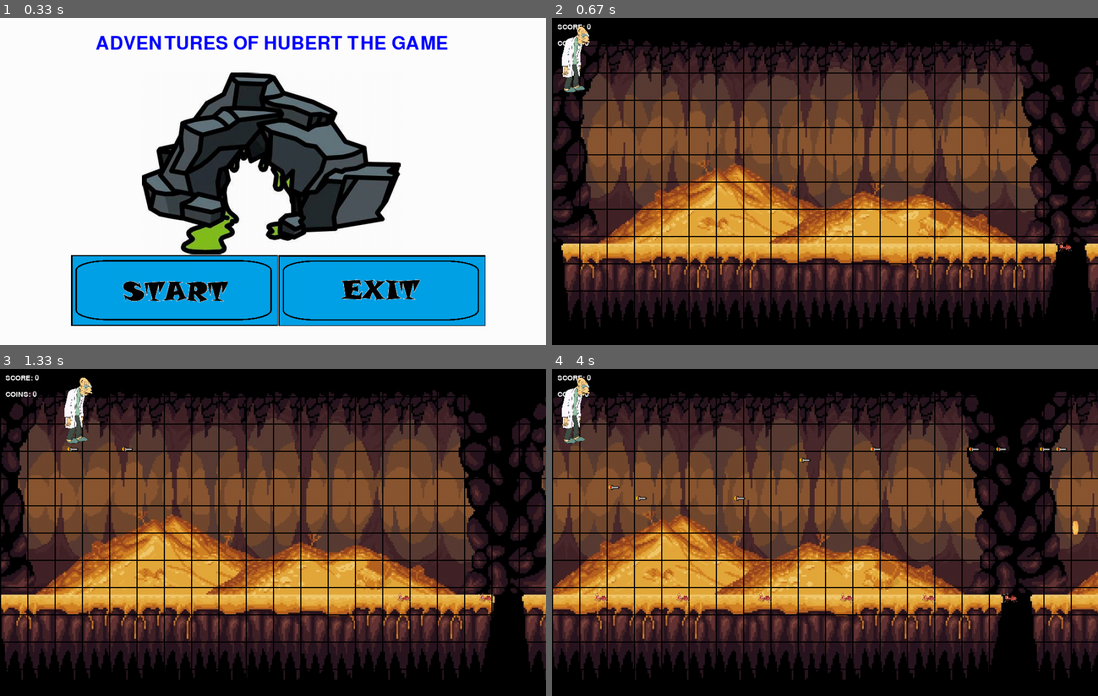
Above: before the commit, frames 1-4 (two rows, left to right).
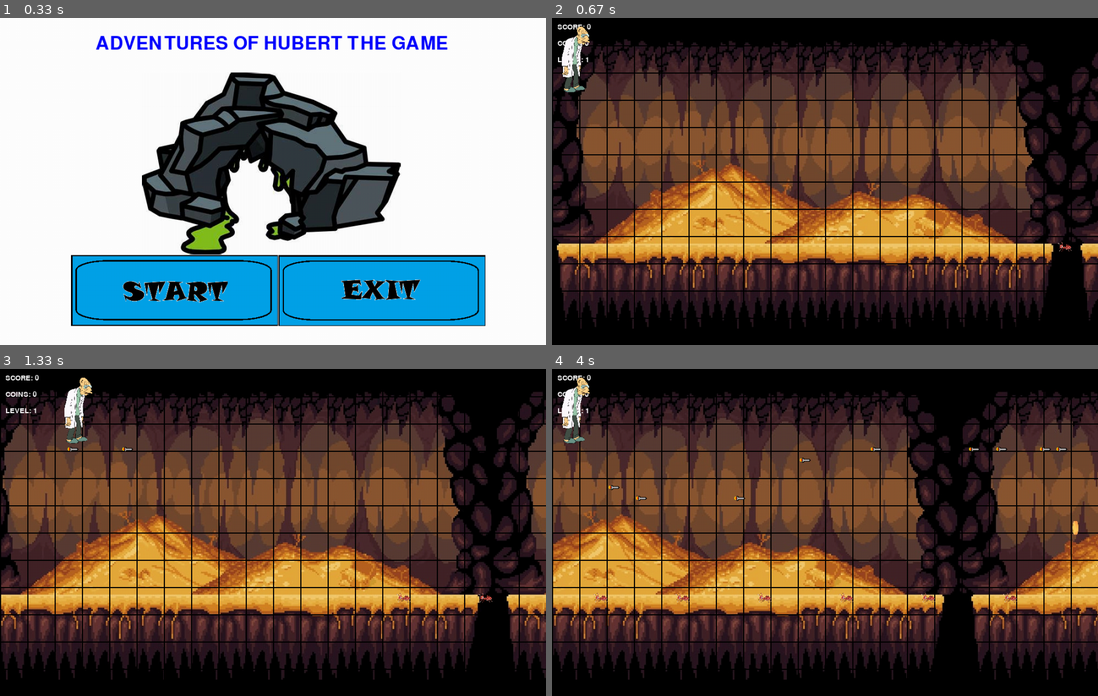
Above: after the commit, the same moments.

Repository: KaneRicketts/HIT-137-Assignment-03
Game: pygame game, started from Pygame game including start, game, and end loops.py
The game is run twice, just before and just after one commit, with the same random seed, the same clock (stepped at 60 frames per second) and the same inputs.
Inputs (mouse positions are in pixels of both pictures, inside the frame that each line leads up to):
- Up to frame 1 (0.33 s): no input
- Up to frame 2 (0.67 s): click (726, 289) at 0.38 s
- Up to frame 3 (1.33 s): tap Space at 0.67, 1.07 s; hold Right from 1 s (still down)
- Up to frame 4 (4 s): tap Space at 1.37, 1.57, 1.9, 2.2, 2.4, 2.7, 2.97, 3.3, 3.6, 3.73 s; release Right at 1.47 s; hold Up 1.5-1.8 s; hold Right 1.83-2.3 s; hold Left 2.33-2.87 s; hold Down 2.9-3.2 s; hold Left 3.23-3.63 s; hold Up from 3.67 s (still down)

Frame 1 is identical in both runs. In frame 2, 23% of the frame differs, in the area x 0-100%, y 6-95%; in frame 3, 30%; in frame 4, 41%.

Commit message:
Working out how to make level 2

Diff:
--- a/Pygame game including start, game, and end loops.py
+++ b/Pygame game including start, game, and end loops.py
@@ -49,6 +49,7 @@
     moving_speed = 0        # Background Scroll speed variable
     collisions = 0          # To keep score of killed enemies
     coin_score = 0          # To keep score of collected coins
+    current_level = 1       # To keep track of the current level
 
     # Initialising Images
     # Button images
@@ -66,6 +67,13 @@
     background_width = background_image.get_width()
     background_height = background_image.get_height()
     tiles = 3       # How many game background images for smooth screen movement.
+
+     # Level 2 Background
+    level2_background_image = pygame.image.load(r'C:\Users\kaner\Documents\GitHub\HIT-137-Assignment-03\large-deserted-cave-with-carved-entrance_1311536-6268.jpg').convert_alpha()
+    level2_background_image = pygame.transform.scale(level2_background_image, (screen_width, screen_height))
+
+
+
     # Game-Over Background
     end_background_image = pygame.image.load("spiders.jpg").convert_alpha()
     end_rect = end_background_image.get_rect()
@@ -370,6 +378,23 @@
         if abs(moving_speed) > background_width:
             moving_speed = 0
 
+
+                 # Update background based on level.
+        if current_level == 1:
+            background_image = background_image
+            for i in range(0, tiles):
+                window.blit(background_image, (i * background_width + moving_speed, 30))
+
+        elif current_level == 2:
+            background_image = level2_background_image
+            window.blit(background_image, (0, 0))  # No need for tiling if the image fits the screen
+
+        moving_speed -= .5
+
+        if abs(moving_speed) > background_width:
+            moving_speed = 0
+
+
         # Draw the grid over the screen.
         grid()
 
@@ -433,6 +458,9 @@
         window.blit(scores, (10,10))
         window.blit(coin_display, (10,40))
 
+        level_display = font.render(f"LEVEL: {current_level}", True, WHITE)
+        window.blit(level_display, (10,70))
+
         # Draw all our sprites
         for entity in all_sprites:
             window.blit(entity.surf, entity.rect)
@@ -445,12 +473,20 @@
                 missiles.remove(missile)
                 player1.missiles.remove(missile)
                 collisions += 1
+
             # Check for collision with bats
             if pygame.sprite.spritecollide(missile, bats, True):
                 missile.kill()
                 missiles.remove(missile)
                 player1.missiles.remove(missile)
-                # Optionally, you can increase score or add effects
+                collisions += 1
+
+                    # Level progression condition
+            if collisions >= 10 and current_level == 1:
+                    current_level = 2
+
+
+
 
         # Check if any enemies have collided with the player
         if pygame.sprite.spritecollide(player1, enemies, dokill = True):
